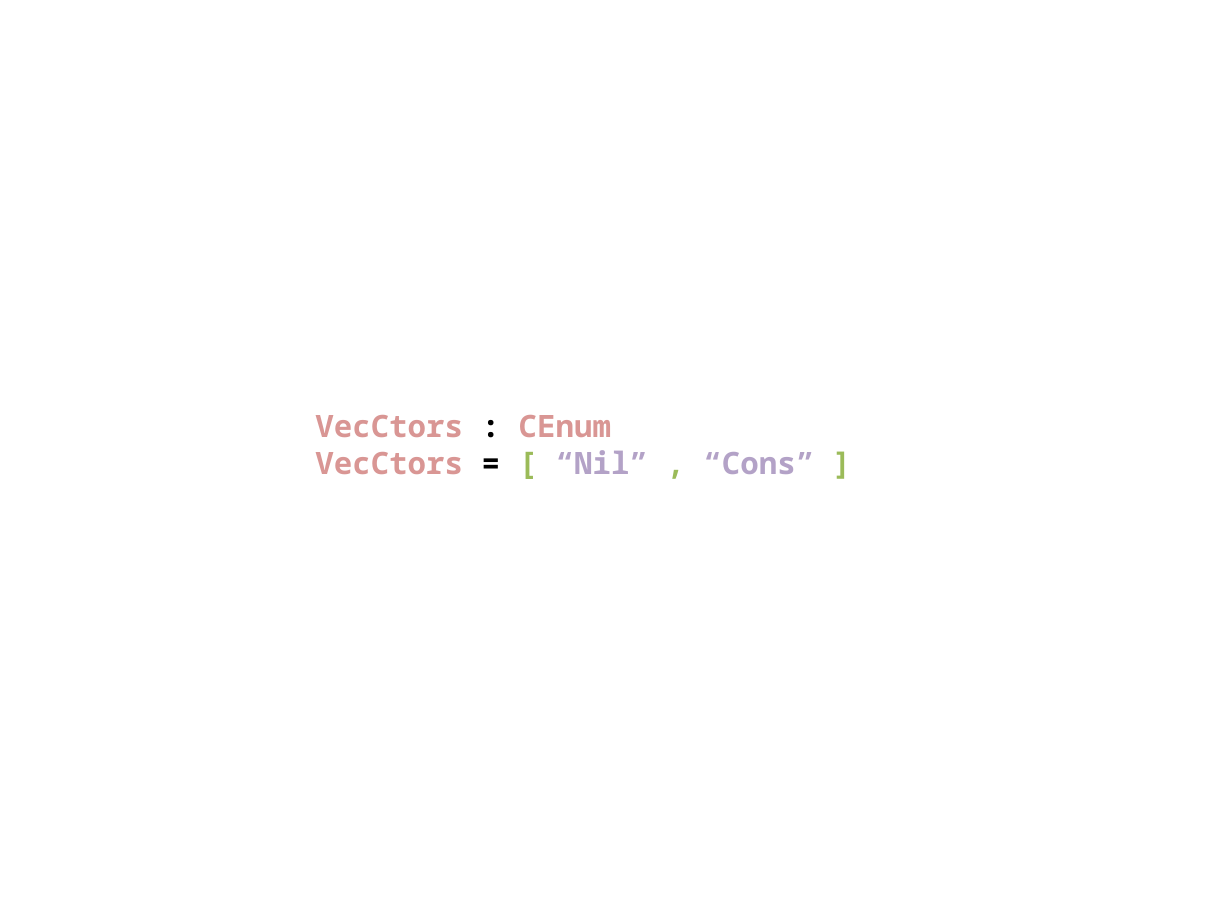
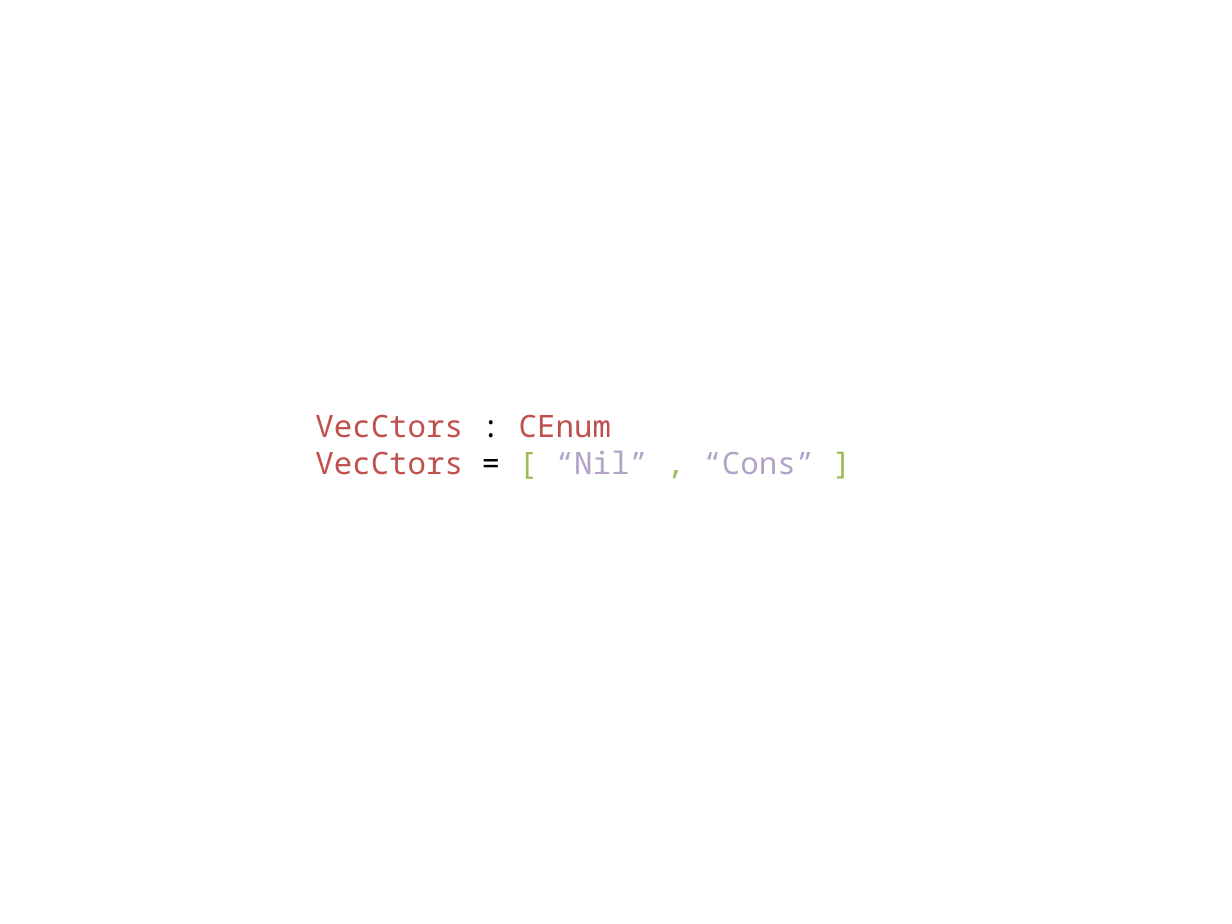
Before and after one commit to ahmadsalim/MSc-Thesis, a slide deck: slide 1 of Figures/VectorConstructors.pptx. Drawn at 1232x924 pixels with LibreOffice and Linux fonts; fonts in the diff are those of the drawing. Boxes give left, top, right and bottom in pixels: in the first picture for what was removed or moved away, otherwise in the second. Text is boxed around its words. In the diff, an @@ line names an element or a change of style, - is before the commit and + after.

```diff
--- a/Figures/VectorConstructors.pptx
+++ b/Figures/VectorConstructors.pptx
@@ text "VecCtors : CEnum" at <box>315,414,814,475</box>: text colour #D99694 to #C0504D in "VecCtors CEnum", "VecCtors"; bold off @@
```
Also in this commit, not shown: 13 other files.
